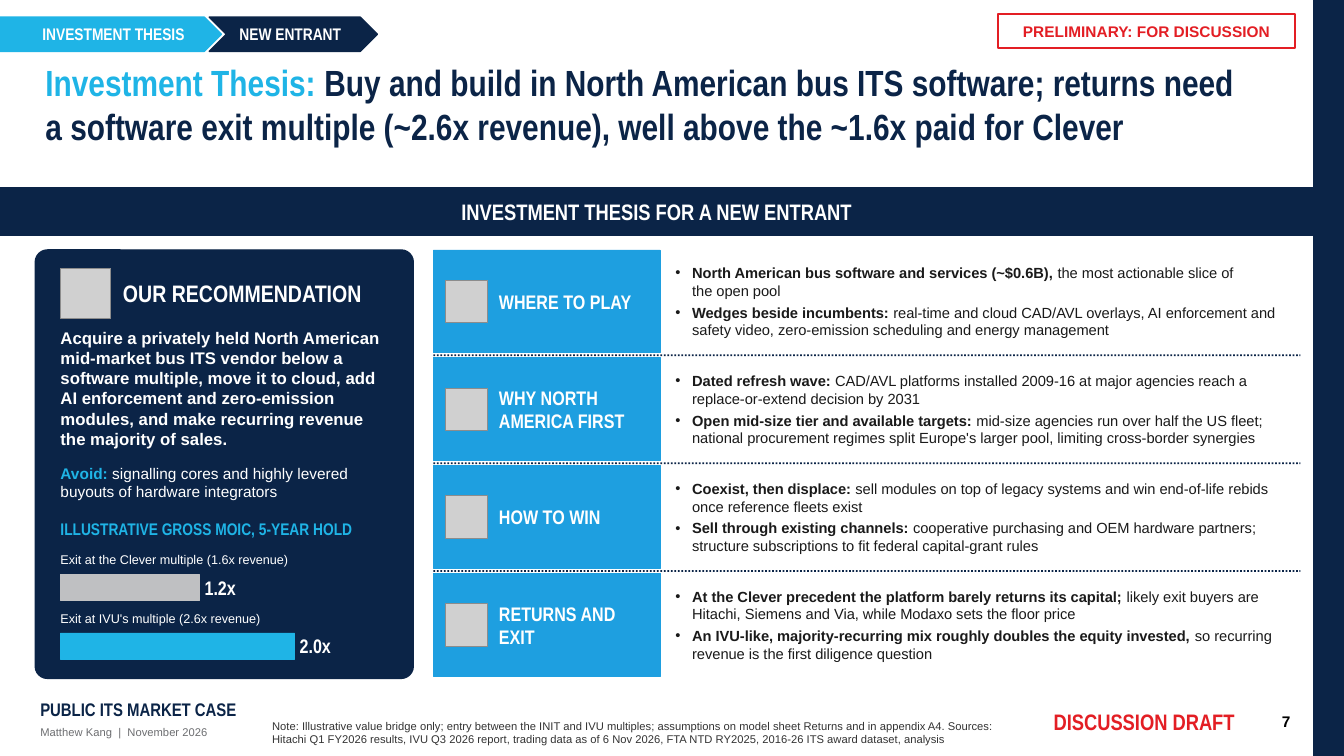
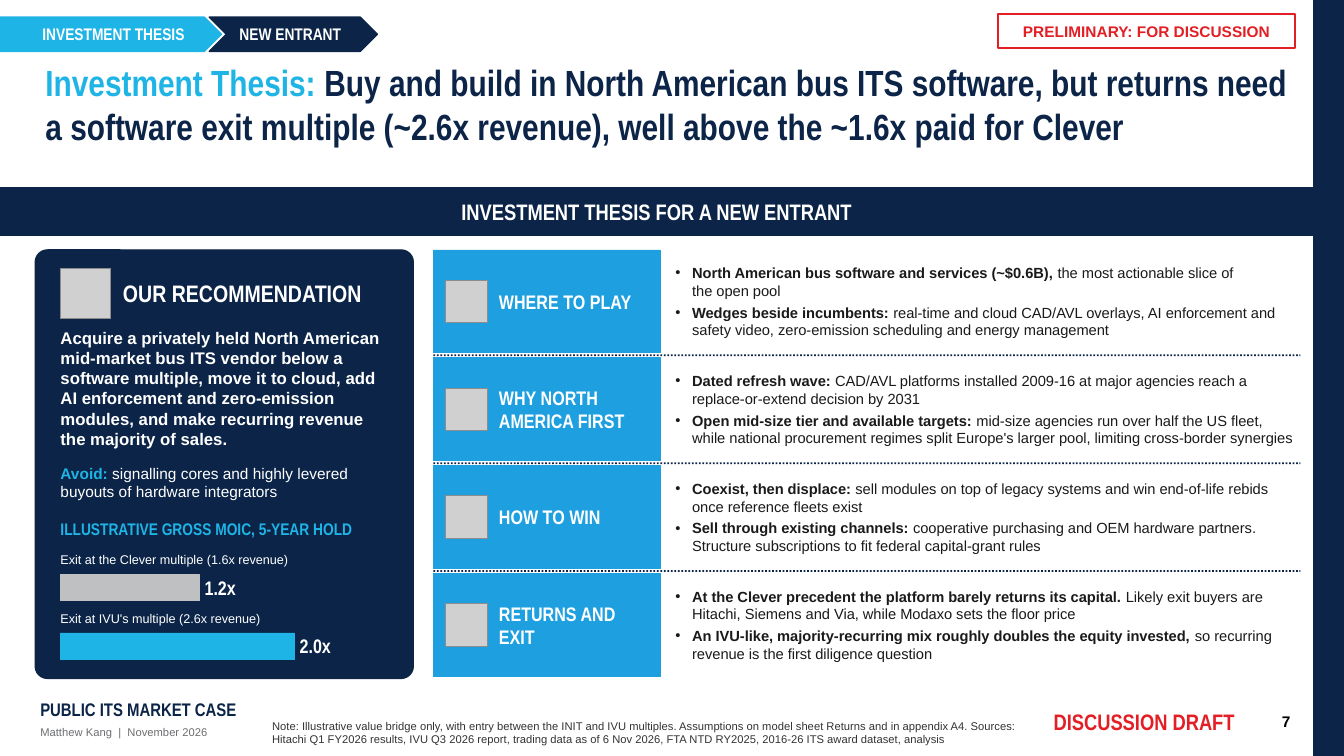
Before and after one commit to matthewkang858/Project-2-, a slide deck: slide 7 of its-market-case/deck/Public_ITS_Market_Case.pptx. Drawn at 1344x756 pixels with LibreOffice and Linux fonts; fonts in the diff are those of the drawing; grey boxes stand for pictures. Boxes give left, top, right and bottom in pixels: in the first picture for what was removed or moved away, otherwise in the second. Text is boxed around its words. In the diff, an @@ line names an element or a change of style, - is before the commit and + after.

```diff
--- a/its-market-case/deck/Public_ITS_Market_Case.pptx
+++ b/its-market-case/deck/Public_ITS_Market_Case.pptx
@@ title at <box>45,69,1287,147</box>: text changed @@
-Investment Thesis: Buy and build in North American bus ITS software; returns need a software exit multiple (~2.6x revenue), well above the ~1.6x paid for Clever
+Investment Thesis: Buy and build in North American bus ITS software, but returns need a software exit multiple (~2.6x revenue), well above the ~1.6x paid for Clever
@@ text at <box>692,415,1293,446</box>: text changed @@
-• Open mid-size tier and available targets: mid-size agencies run over half the US fleet; national procurement regimes split Europe's larger pool, limiting cross-border synergies
+• Open mid-size tier and available targets: mid-size agencies run over half the US fleet, while national procurement regimes split Europe's larger pool, limiting cross-border synergies
@@ text at <box>692,522,1257,554</box>: text changed @@
-• Sell through existing channels: cooperative purchasing and OEM hardware partners; structure subscriptions to fit federal capital-grant rules
+• Sell through existing channels: cooperative purchasing and OEM hardware partners. Structure subscriptions to fit federal capital-grant rules
@@ text at <box>692,591,1263,622</box>: text changed @@
-• At the Clever precedent the platform barely returns its capital; likely exit buyers are Hitachi, Siemens and Via, while Modaxo sets the floor price
+• At the Clever precedent the platform barely returns its capital. Likely exit buyers are Hitachi, Siemens and Via, while Modaxo sets the floor price
@@ text at <box>272,722,1015,746</box>: text changed @@
-Note: Illustrative value bridge only; entry between the INIT and IVU multiples; assumptions on model sheet Returns and in appendix A4. Sources: Hitachi Q1 FY2026 results, IVU Q3 2026 report, trading data as of 6 Nov 2026, FTA NTD RY2025, 2016-26 ITS award dataset, analysis
+Note: Illustrative value bridge only, with entry between the INIT and IVU multiples. Assumptions on model sheet Returns and in appendix A4. Sources: Hitachi Q1 FY2026 results, IVU Q3 2026 report, trading data as of 6 Nov 2026, FTA NTD RY2025, 2016-26 ITS award dataset, analysis
```
Also in this commit, not shown: 5 other slides changed, 3 other files.
